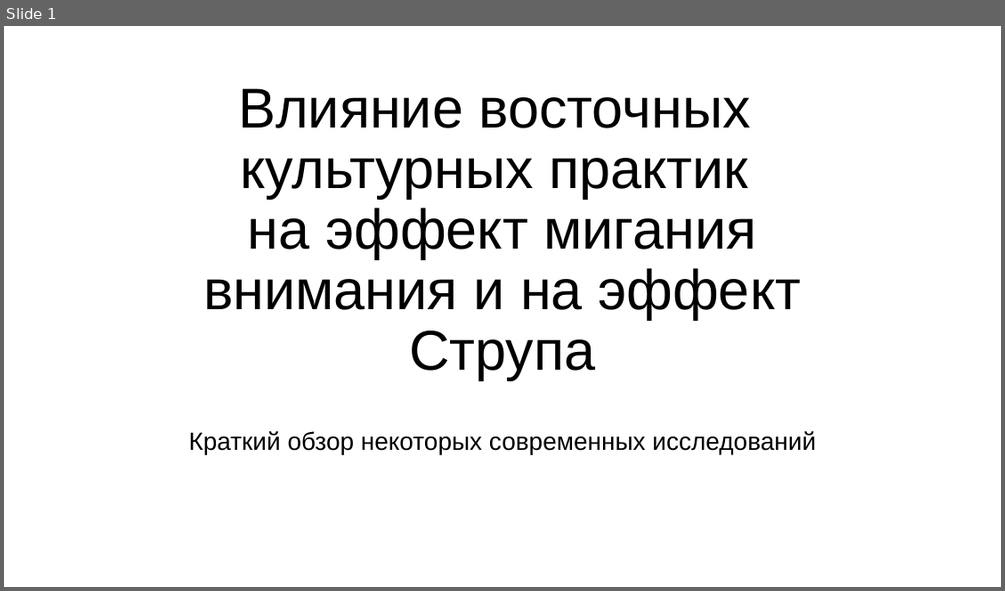
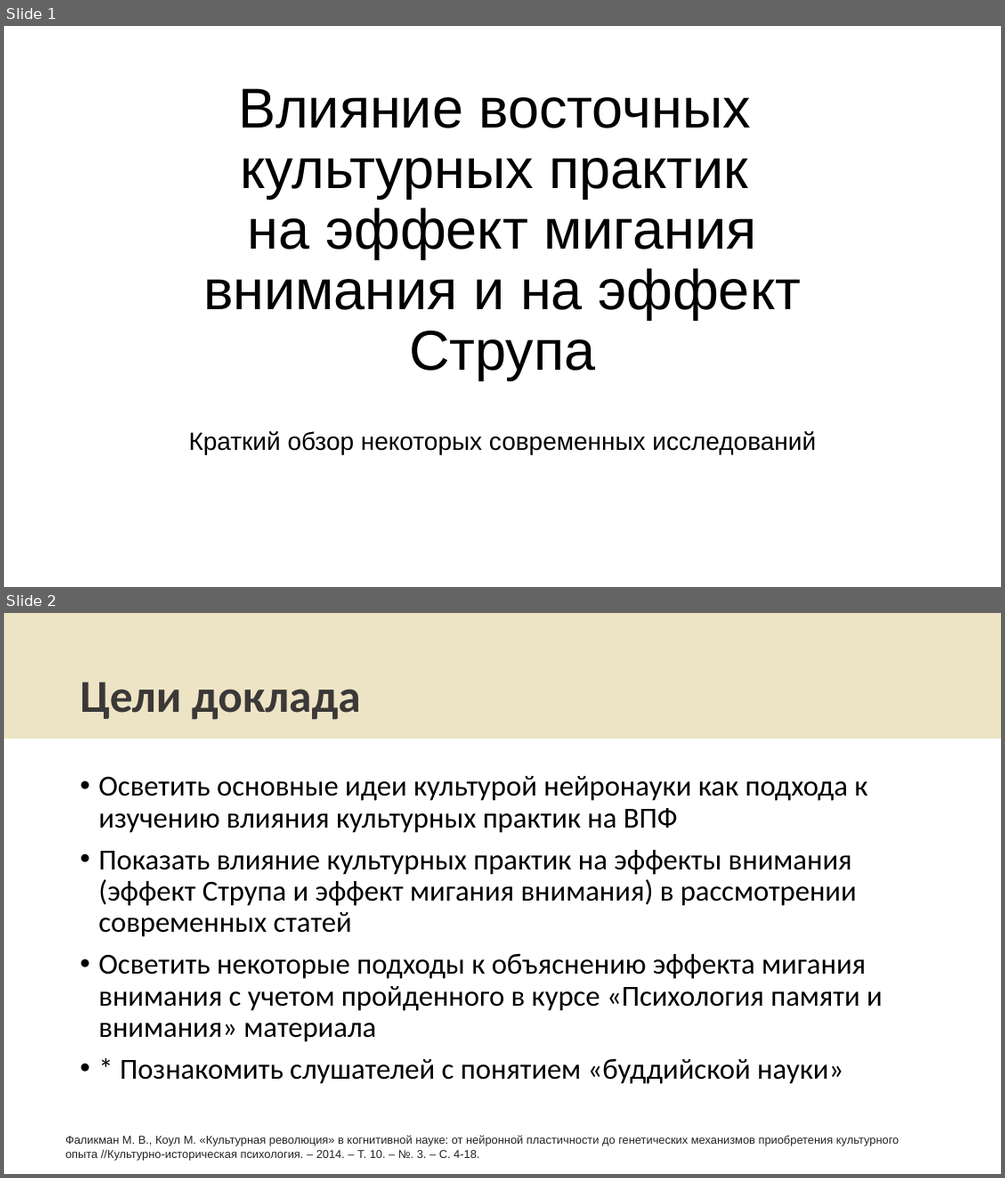
Before and after one commit to LaskovG/laskovg.github.io, a slide deck: files/presentations/attentional blink meditation.pptx. Shown one above the other, each under a label of ours: slide 1 before the commit, slides 1 and 2 after it. The pictures are 1005x591 and 1005x1178 pixels, drawn with LibreOffice and Linux fonts; fonts in the diff are those of the drawing; background and template pictures are left out. Boxes give left, top, right and bottom in pixels: in the first picture for what was removed or moved away, otherwise in the second. Text is boxed around its words. In the diff, an @@ line names an element or a change of style, - is before the commit and + after.

Commit message:
presentation update

```diff
--- a/files/presentations/attentional blink meditation.pptx
+++ b/files/presentations/attentional blink meditation.pptx
@@ slide 2 added at (4,613,1001,1174), background #FFFFFF @@
@@ rectangle added at (4,613,1001,738), fill #ECE4C4 @@
@@ title added at (80,682,361,720), 44 pt, text #3B3838, bold @@
+Цели доклада
@@ text added at (98,776,882,1084), 28 pt, text #000000 @@
+• Осветить основные идеи культурой нейронауки как подхода к изучению влияния культурных практик на ВПФ
+• Показать влияние культурных практик на эффекты внимания (эффект Струпа и эффект мигания внимания) в рассмотрении современных статей
+• Осветить некоторые подходы к объяснению эффекта мигания внимания с учетом пройденного в курсе «Психология памяти и внимания» материала
+• * Познакомить слушателей с понятием «буддийской науки»
@@ text added at (65,1135,898,1160), 11 pt, text #222222 @@
+Фаликман М. В., Коул М. «Культурная революция» в когнитивной науке: от нейронной пластичности до генетических механизмов приобретения культурного опыта //Культурно-историческая психология. – 2014. – Т. 10. – №. 3. – С. 4-18.
```
